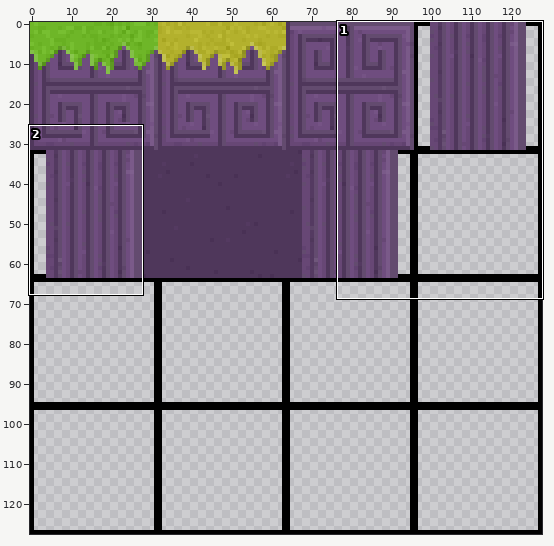
Two states of a sprite sheet, resources/atlas_level.png. The first picture is a wide view before the edit; the outline marks the close-up.
Close-up. Before the edit:
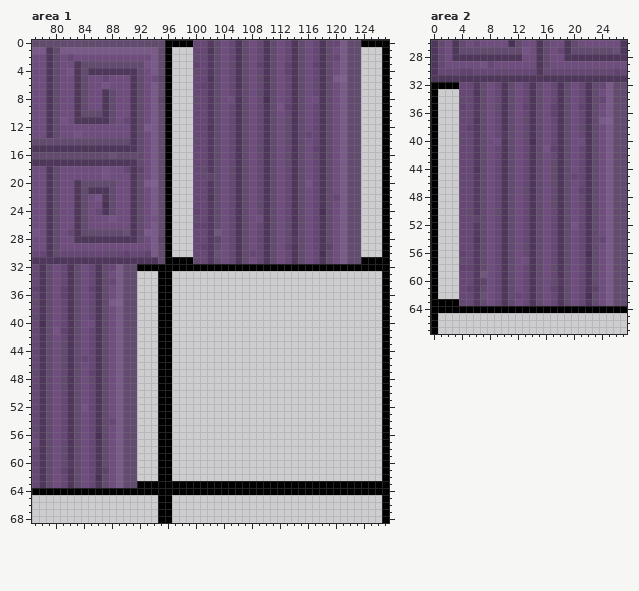
The file is 128x128 pixels. Pixels under 10% opacity are left out. Colours within 5 levels of each other are drawn and written as one. Shown: area 1: x 77..127, y 0..68; area 2: x 0..27, y 26..67.
Now the later version:
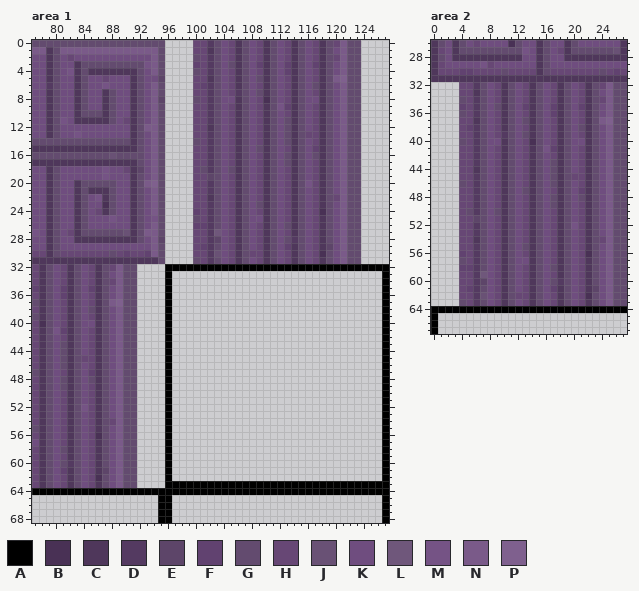
Palette (. is transparent): A #000000  B #493155  C #4f375b  D #543a61  E #5d4569  F #614270  G #634b6f  H #674775  J #695175  K #6f4d7f  L #6f577b  M #755385  N #7a5a89  P #7f608e
Edits made:
Changed rows in their new state; - is an unchanged pixel.
Area 1:
first column x 92:
 0 ----....------------------------....
 1 ----.------------------------------.
 2 ----.------------------------------.
 3 ----.------------------------------.
 4 ----.------------------------------.
 5 ----.------------------------------.
 6 ----.------------------------------.
 7 ----.------------------------------.
 8 ----.------------------------------.
 9 ----.------------------------------.
10 ----.------------------------------.
11 ----.------------------------------.
12 ----.------------------------------.
13 ----.------------------------------.
14 ----.------------------------------.
15 ----.------------------------------.
16 ----.------------------------------.
17 ----.------------------------------.
18 ----.------------------------------.
19 ----.------------------------------.
20 ----.------------------------------.
21 ----.------------------------------.
22 ----.------------------------------.
23 ----.------------------------------.
24 ----.------------------------------.
25 ----.------------------------------.
26 ----.------------------------------.
27 ----.------------------------------.
28 ----.------------------------------.
29 ----.------------------------------.
30 ----.------------------------------.
31 ----....------------------------....
32 ....--------------------------------
33 ---.--------------------------------
34 ---.--------------------------------
35 ---.--------------------------------
36 ---.--------------------------------
37 ---.--------------------------------
38 ---.--------------------------------
39 ---.--------------------------------
40 ---.--------------------------------
41 ---.--------------------------------
42 ---.--------------------------------
43 ---.--------------------------------
44 ---.--------------------------------
45 ---.--------------------------------
46 ---.--------------------------------
47 ---.--------------------------------
48 ---.--------------------------------
49 ---.--------------------------------
50 ---.--------------------------------
51 ---.--------------------------------
52 ---.--------------------------------
53 ---.--------------------------------
54 ---.--------------------------------
55 ---.--------------------------------
56 ---.--------------------------------
57 ---.--------------------------------
58 ---.--------------------------------
59 ---.--------------------------------
60 ---.--------------------------------
61 ---.--------------------------------
62 ---.--------------------------------
63 ....--------------------------------
Area 2:
first column x 0:
32 ....
33 .---
34 .---
35 .---
36 .---
37 .---
38 .---
39 .---
40 .---
41 .---
42 .---
43 .---
44 .---
45 .---
46 .---
47 .---
48 .---
49 .---
50 .---
51 .---
52 .---
53 .---
54 .---
55 .---
56 .---
57 .---
58 .---
59 .---
60 .---
61 .---
62 .---
63 ....
